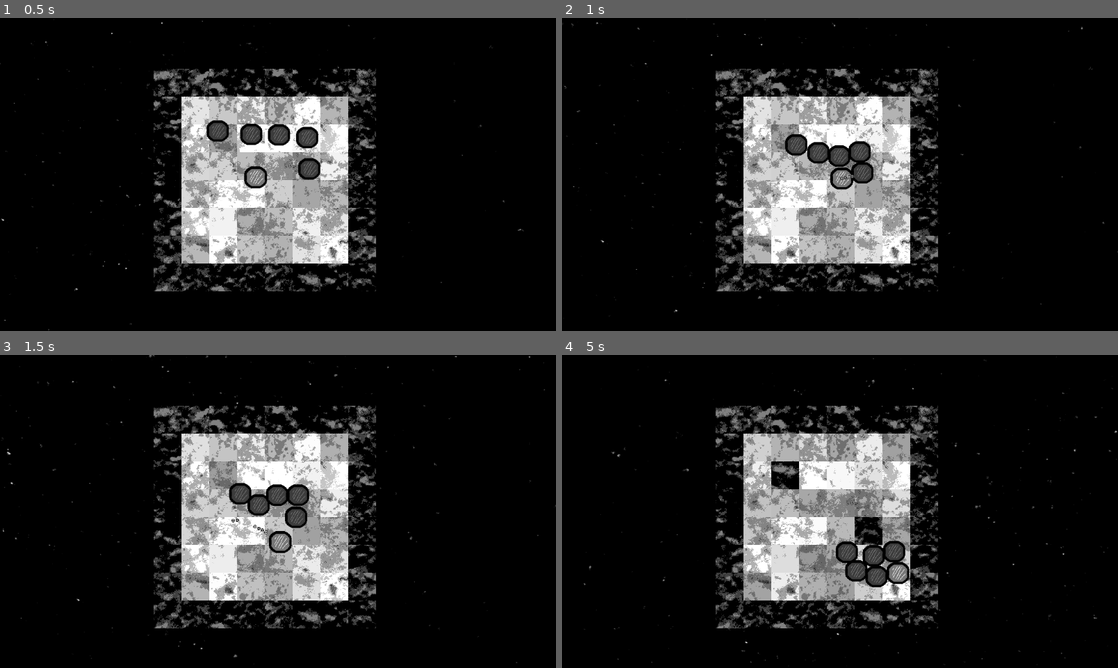
Above: before the commit, frames 1-4 (two rows, left to right).
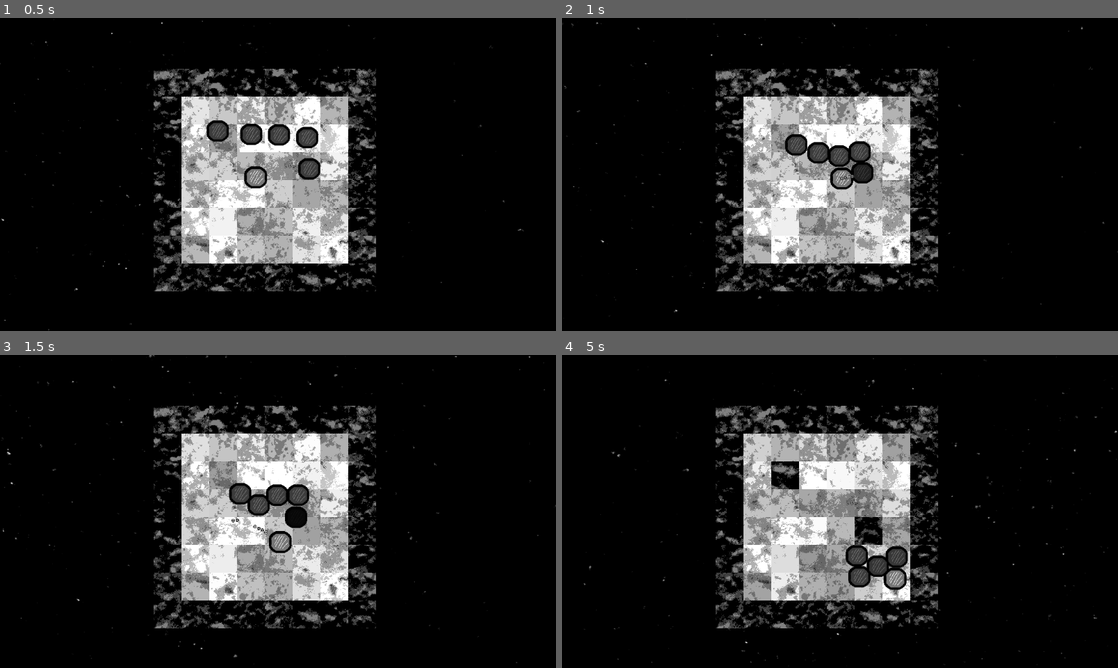
Above: after the commit, the same moments.

Repository: Indivicivet/ludumdare54
Game: Godot game, scene res://ludumdare54.tscn
The game is run twice, just before and just after one commit, with the same random seed, the same clock (stepped at 60 frames per second) and the same inputs.
Inputs (mouse positions are in pixels of both pictures, inside the frame that each line leads up to):
- Up to frame 1 (0.5 s): no input
- Up to frame 2 (1 s): move the mouse to (962, 158) at 0.52 s; press the mouse at (962, 158) at 0.53 s; hold Right (right) from 0.53 s (still down)
- Up to frame 3 (1.5 s): move the mouse to (166, 527) at 1.27 s; release Right (right) at 1.28 s; release the mouse at (166, 527) at 1.28 s; hold Down (down) from 1.28 s (still down); click (166, 527) at 1.35 s
- Up to frame 4 (5 s): move the mouse to (895, 442) at 2.02 s; release Down (down) at 2.03 s; press the mouse at (895, 442) at 2.03 s; hold Right (right) 2.03-2.78 s; move the mouse to (812, 574) at 2.77 s; release the mouse at (812, 574) at 2.78 s; hold Up (up) 2.78-3.53 s; click (812, 574) at 2.85 s; move the mouse to (1006, 558) at 3.52 s; press the mouse at (1006, 558) at 3.53 s; hold Left (left) from 3.53 s (still down); move the mouse to (673, 464) at 4.27 s; release the mouse at (673, 464) at 4.28 s; click (673, 464) at 4.35 s

Frame 1 is identical in both runs. In frame 2, 0.1% of the frame differs, in the area x 52-56%, y 46-52%; in frame 3, 0.1%; in frame 4, 1.3%, in the area x 49-63%, y 59-76%.

Commit message:
make enemies shootable/killable

Diff:
--- a/scripts/enemy_type1.gd
+++ b/scripts/enemy_type1.gd
@@ -4,9 +4,11 @@
 const SPEED = 100
 
 var target_pos = Vector2(0, 0)
+var hp = 1
 
 
 @onready var navigation_agent = get_node("NavigationAgent2D")
+@onready var sprite_obj = get_node("Sprite2D")
 @onready var player = get_tree().get_root().get_node("game_root").get_node("player")
 
 
@@ -14,6 +16,13 @@
 	navigation_agent.path_desired_distance = 1.0
 	navigation_agent.target_desired_distance = 1.0
 	call_deferred("pathfinding_setup")
+
+
+func got_shot(other):
+	hp -= 0.02
+	sprite_obj.modulate = Color(hp / 2, hp / 2, hp / 2)
+	if hp < 0:
+		queue_free()
 
 
 func pathfinding_setup():
